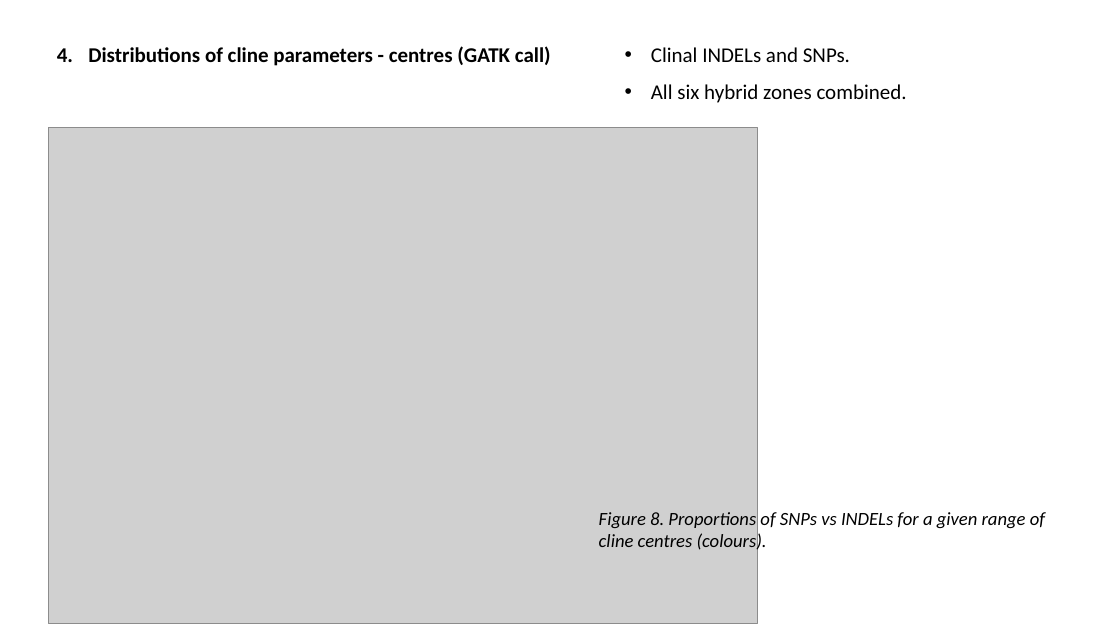
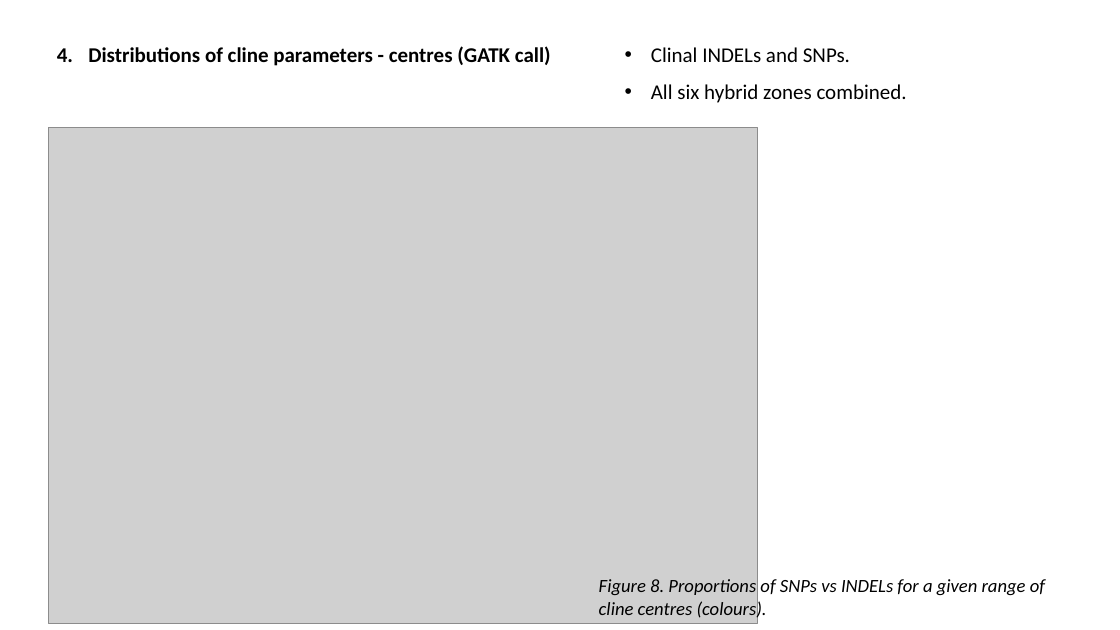
Before and after one commit to sam0per/Littorina_saxatilis_short_variants, a slide deck: slide 20 of short_genetic_variants/docs/short_indels.pptx. Drawn at 1120x630 pixels with LibreOffice and Linux fonts; fonts in the diff are those of the drawing; grey boxes stand for pictures. Boxes give left, top, right and bottom in pixels: in the first picture for what was removed or moved away, otherwise in the second. Text is boxed around its words. In the diff, an @@ line names an element or a change of style, - is before the commit and + after.

Commit message:
figures indel-snp 5 cline parameters comparison

```diff
--- a/short_genetic_variants/docs/short_indels.pptx
+++ b/short_genetic_variants/docs/short_indels.pptx
@@ text "Figure 8. Proportions of SNPs ...": place and size @@
-text "Figure 8. Proportions of SNPs ..." at [599,512,1045,553]
+text "Figure 8. Proportions of SNPs ..." at [599,579,1045,620]
```
Also in this commit, not shown: 4 slides added, 2 other files.
